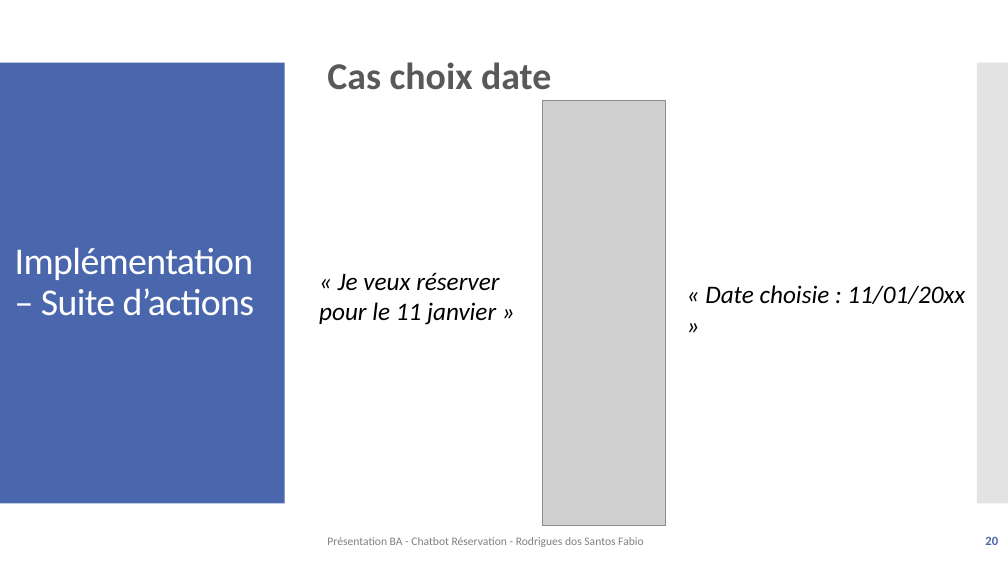
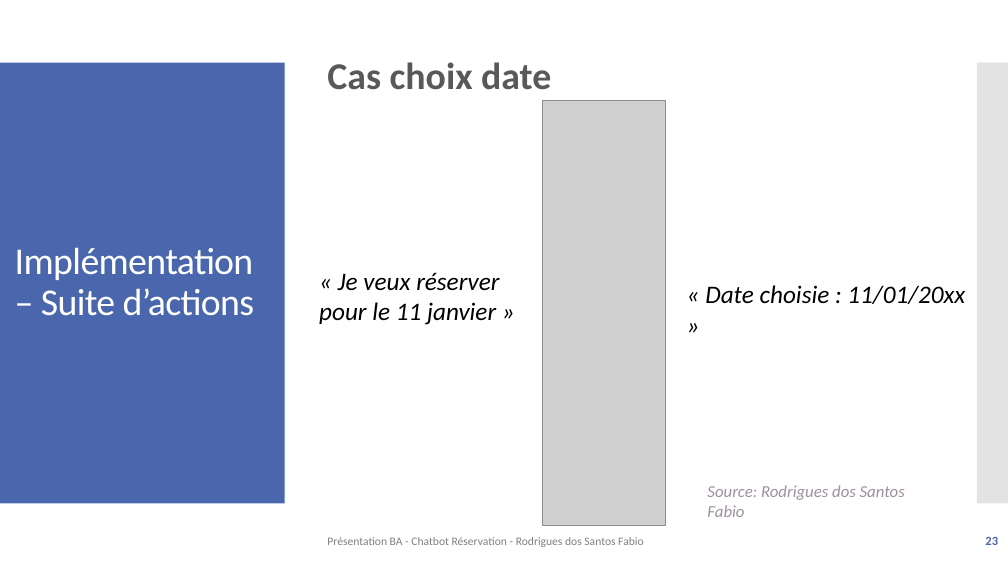
Before and after one commit to f-rdrgs/projet-bachelor, a slide deck: slide 23 of documentation/travail_bachelor/ISC_LOG_presentation_diplome_RodriguesDosSantosFabio_EggenbergNiklaus_2024.pptx (slide 20 before the commit). Drawn at 1008x567 pixels with LibreOffice and Linux fonts; fonts in the diff are those of the drawing; grey boxes stand for pictures. Boxes give left, top, right and bottom in pixels: in the first picture for what was removed or moved away, otherwise in the second. Text is boxed around its words. In the diff, an @@ line names an element or a change of style, - is before the commit and + after.

```diff
--- a/documentation/travail_bachelor/ISC_LOG_presentation_diplome_RodriguesDosSantosFabio_EggenbergNiklaus_2024.pptx
+++ b/documentation/travail_bachelor/ISC_LOG_presentation_diplome_RodriguesDosSantosFabio_EggenbergNiklaus_2024.pptx
@@ text added at [707,485,905,517], 16 pt, text #9D90A0, italic @@
+Source: Rodrigues dos Santos Fabio
@@ page number at [985,537,998,545]: text changed @@
-20
+23
```
Also in this commit, not shown: 16 other slides changed, 7 slides added, 1 slide removed, 2 other files.
